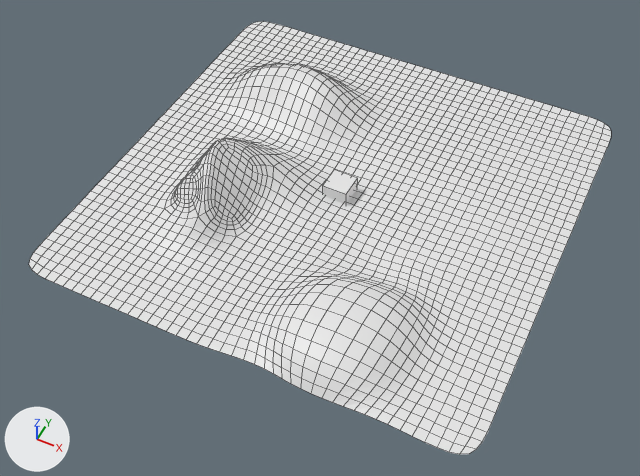
A saved change to the Blender file Blender/Scenes/ActionLand.blend.
Camera for both pictures: a camera (50 mm lens) standing at (20.4, -44.2, 48.9) and looking at (0.3, -4.0, -1.3). The axes (+X, +Y, +Z) are drawn at lower left. The lights are the same throughout. The first picture is the older version. Mesh edges are drawn as thin lines.
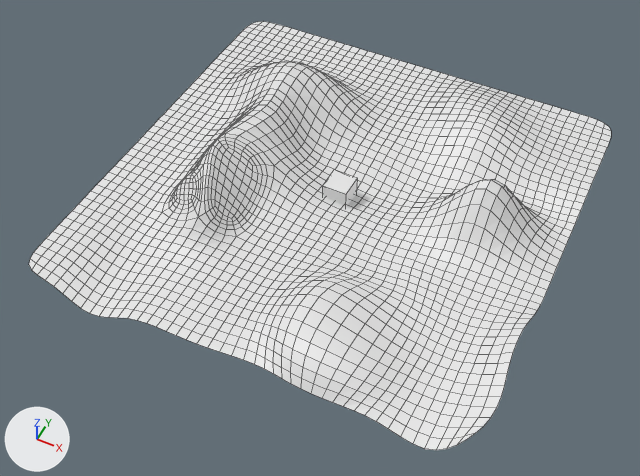
Commit message: Add more terrain features

Patch to the scene script:
```diff
--- a/Blender/Scenes/ActionLand.blend.py
+++ b/Blender/Scenes/ActionLand.blend.py
@@ me_plane_001 @@
 # used by ob_plane_001; location = (0.0, 0.0, 0.0)
-me_plane_001.from_pydata(...)  # 154 vertices, 131 faces; spans x -17.3..17.3, y -17.3..17.3, z -0.8..5.1
-me_plane_001.vertices[99].co = (1.6, 1.6, -0.4)
-me_plane_001.vertices[109].co = (4.7, 1.6, -0.4)
-me_plane_001.vertices[110].co = (4.7, 4.7, 0.0)
-me_plane_001.vertices[112].co = (4.7, 11.0, 0.0)
-me_plane_001.vertices[113].co = (4.7, 14.1, 0.0)
-me_plane_001.vertices[119].co = (7.8, 1.6, -0.2)
-me_plane_001.vertices[120].co = (7.8, 4.7, 0.0)
-me_plane_001.vertices[121].co = (7.8, 7.8, 0.0)
-me_plane_001.vertices[122].co = (7.8, 11.0, 0.0)
-me_plane_001.vertices[123].co = (7.8, 14.1, 0.0)
-me_plane_001.vertices[129].co = (11.0, 1.6, 0.0)
-me_plane_001.vertices[130].co = (11.0, 4.7, 0.0)
-me_plane_001.vertices[132].co = (11.0, 11.0, 0.0)
-me_plane_001.vertices[139].co = (14.1, 1.6, 0.0)
-me_plane_001.vertices[140].co = (14.1, 4.7, 0.0)
-me_plane_001.vertices[1].co = (17.3, -17.3, 0.0)
-me_plane_001.vertices[23].co = (14.1, -17.3, 0.0)
-me_plane_001.vertices[24].co = (17.3, -14.1, 0.0)
-me_plane_001.vertices[25].co = (17.3, -11.0, 0.0)
-me_plane_001.vertices[26].co = (17.3, -7.8, 0.0)
-me_plane_001.vertices[15].co = (-11.0, -17.3, 0.0)
-me_plane_001.vertices[54].co = (-11.0, -14.1, 0.0)
-me_plane_001.vertices[55].co = (-11.0, -11.0, 0.0)
-me_plane_001.vertices[150].co = (-11.0, -7.8, 0.0)
-me_plane_001.vertices[69].co = (-7.8, 1.6, 0.0)
-me_plane_001.vertices[70].co = (-7.6, 3.9, 0.0)
-me_plane_001.vertices[79].co = (-4.7, 1.6, 0.0)
-me_plane_001.vertices[115].co = (9.4, -8.7, 2.2)
+me_plane_001.from_pydata(...)  # 154 vertices, 131 faces; spans x -17.3..17.6, y -18.4..17.3, z -2.2..10.5
+# me_plane_001 part 1
+me_plane_001.vertices[99].co = (1.6, 1.6, -1.5)
+me_plane_001.vertices[109].co = (4.7, 1.6, -1.6)
+me_plane_001.vertices[110].co = (4.7, 4.7, -1.2)
+me_plane_001.vertices[112].co = (4.7, 11.0, 1.4)
+me_plane_001.vertices[113].co = (4.7, 14.1, 1.7)
+me_plane_001.vertices[119].co = (7.8, 1.6, 1.0)
+me_plane_001.vertices[120].co = (7.7, 4.1, -1.5)
+me_plane_001.vertices[121].co = (7.8, 8.8, 1.9)
+me_plane_001.vertices[122].co = (7.9, 10.9, 2.6)
+me_plane_001.vertices[123].co = (7.9, 13.2, 1.9)
+me_plane_001.vertices[129].co = (11.0, 1.6, 10.5)
+me_plane_001.vertices[130].co = (11.4, 5.1, -1.8)
+me_plane_001.vertices[132].co = (11.5, 10.3, 1.3)
+me_plane_001.vertices[139].co = (14.1, 1.6, 1.4)
+me_plane_001.vertices[140].co = (14.9, 6.1, -2.2)
+# me_plane_001 part 2
+me_plane_001.vertices[1].co = (16.5, -16.7, 1.1)
+me_plane_001.vertices[23].co = (14.6, -17.9, -0.4)
+me_plane_001.vertices[24].co = (17.6, -13.8, 1.1)
+me_plane_001.vertices[25].co = (16.9, -10.4, 1.7)
+me_plane_001.vertices[26].co = (16.9, -7.3, 1.7)
+# me_plane_001 part 3
+me_plane_001.vertices[15].co = (-10.5, -18.4, -1.0)
+me_plane_001.vertices[54].co = (-11.1, -14.8, -1.2)
+me_plane_001.vertices[55].co = (-11.6, -10.6, -1.0)
+me_plane_001.vertices[150].co = (-11.4, -8.0, -0.8)
+# me_plane_001 part 4
+me_plane_001.vertices[69].co = (-6.6, 1.2, 7.0)
+me_plane_001.vertices[70].co = (-7.6, 3.9, 5.8)
+me_plane_001.vertices[79].co = (-4.2, 1.5, 0.0)
+# me_plane_001 part 5
+me_plane_001.vertices[115].co = (9.0, -10.2, -0.3)
```

Pixel boxes (x1, y1, x2, y2) of what changed, in the pictures (640 x 476 px; the box of a moved part takes in the faces that stretch with it):
'Plane.001', reshaped: before (29, 21, 611, 455); after (29, 21, 611, 450)
part 1 of me_plane_001, moved or reshaped: (313, 73, 586, 282) in both
part 2 of me_plane_001, moved or reshaped: before (377, 298, 537, 455); after (376, 298, 537, 450)
part 3 of me_plane_001, moved or reshaped: before (54, 172, 198, 314); after (54, 172, 198, 318)
part 4 of me_plane_001, moved or reshaped: before (205, 67, 347, 195); after (207, 62, 347, 195)
part 5 of me_plane_001, moved or reshaped: before (297, 276, 440, 384); after (297, 277, 439, 386)
